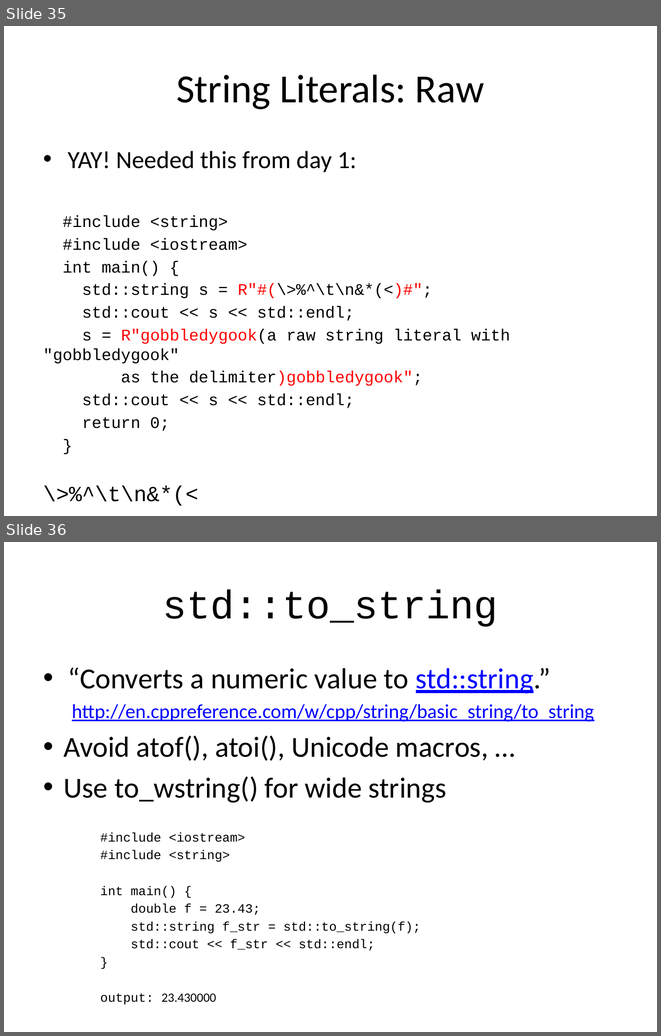
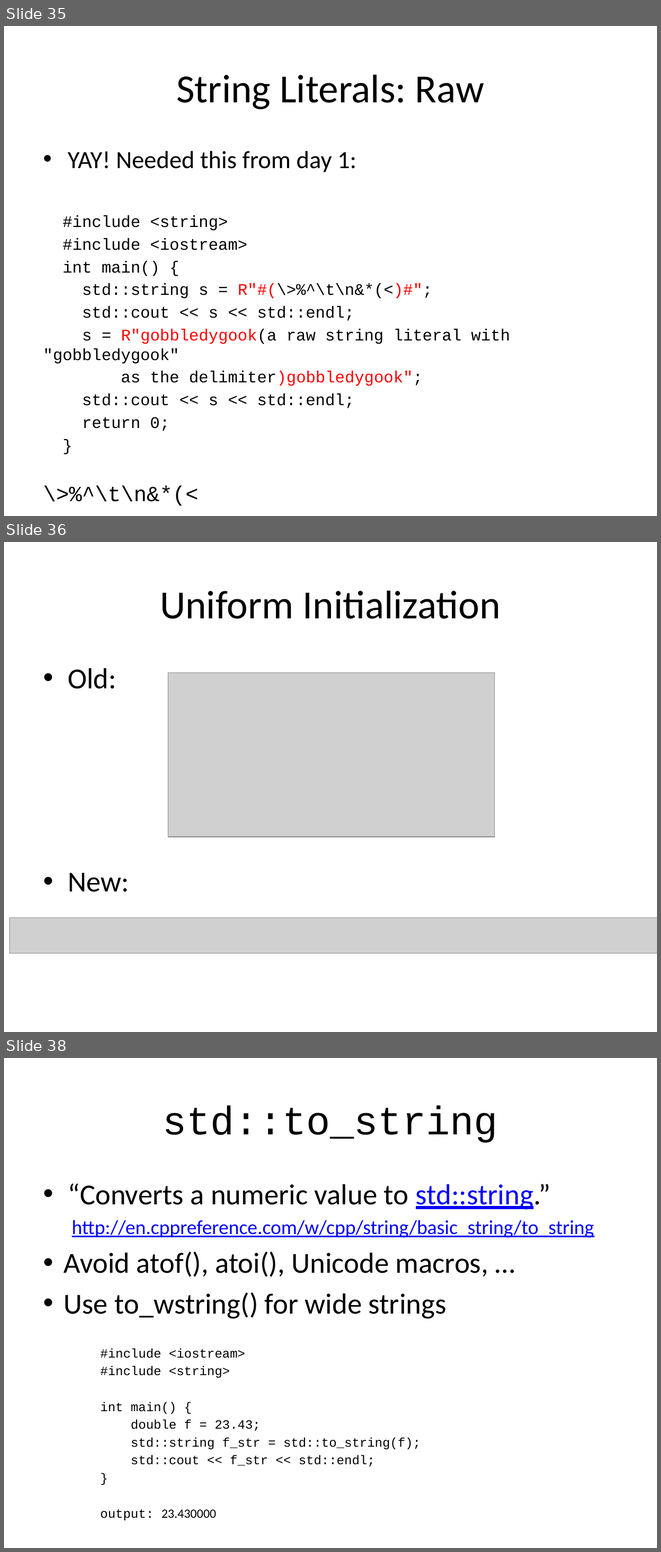
Before and after one commit to fellmad/FunWithCpp11, a slide deck: doc/Fun_with_C++11.pptx. Shown one above the other, each under a label of ours: slides 35 and 36 before the commit, slides 35, 36 and 38 after it; the slides between them are not shown. The pictures are 661x1036 and 661x1552 pixels, drawn with LibreOffice and Linux fonts; fonts in the diff are those of the drawing; grey boxes stand for pictures. Boxes give left, top, right and bottom in pixels: in the first picture for what was removed or moved away, otherwise in the second. Text is boxed around its words. In the diff, an @@ line names an element or a change of style, - is before the commit and + after.

Commit message:
uniform init

```diff
--- a/doc/Fun_with_C++11.pptx
+++ b/doc/Fun_with_C++11.pptx
@@ slide 36 added at [4, 542, 657, 1032], background #FFFFFF @@
@@ title added at [160, 590, 501, 619], 44 pt, text #000000 @@
+Uniform Initialization
@@ text added at [68, 668, 129, 892], 32 pt, text #000000 @@
+• Old:
+• New:
@@ picture added at [168, 672, 494, 837] @@
@@ picture added at [9, 917, 657, 953] @@
@@ what was slide 36 is now slide 38 @@
```
Also in this commit, not shown: 1 slide changed, 1 other slide added, 5 other files.
